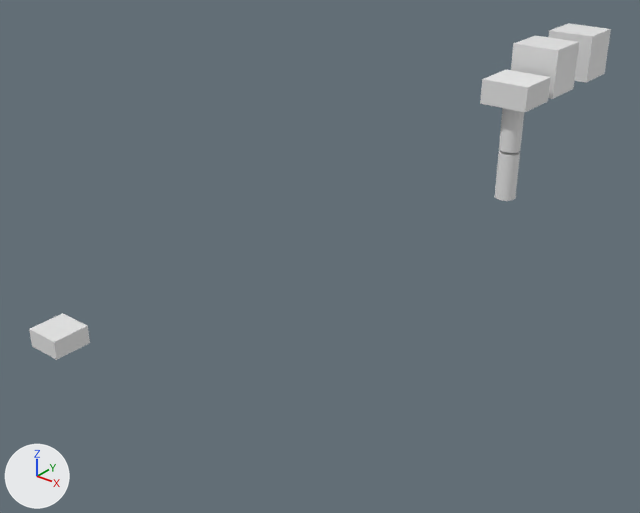
The Blender file LightArm/models/robotarm.blend: old version first, new version second.
Rendered twice from a 50 mm camera at (15.8, -32.4, 28.9) aimed at (-8.3, -2.2, 10.1). Lighting does not change. The marker at lower left points along +X, +Y and +Z.
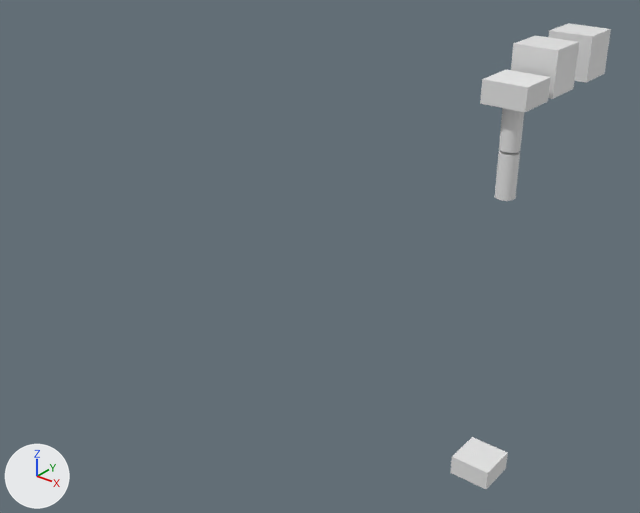
The edits, one by one:
Object 'Cube' (ob_cube) moves from (-17.95, -10.82, 5.63) to (0.0, 0.0, 0.0).

Changed parts and their boxes (x1, y1, x2, y2) in the pictures (640 x 513 px):
'Cube', moved
    before: (29, 313, 90, 360)
    after: (450, 437, 508, 489)
